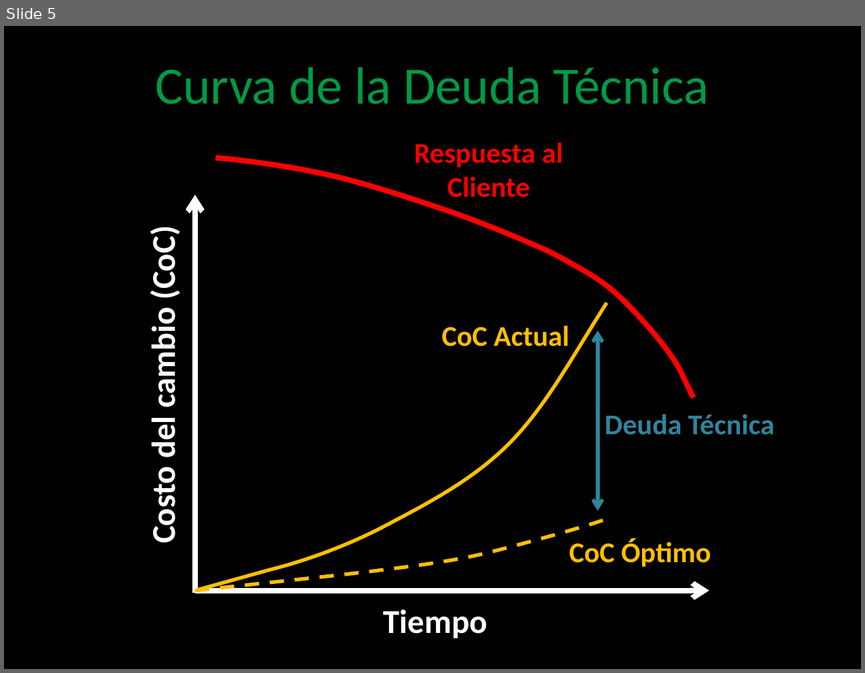
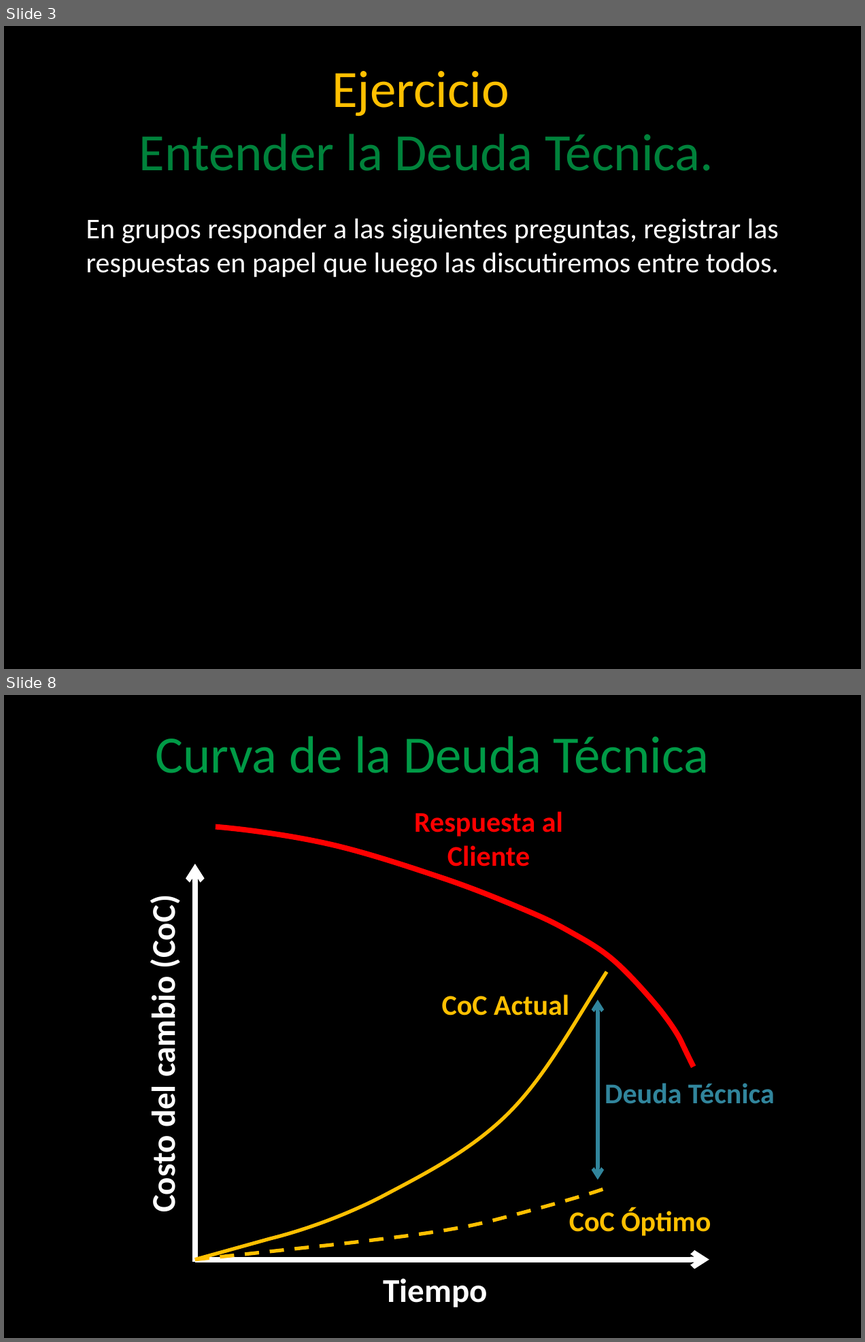
Before and after one commit to angelnunezsalazar/Code-Smells-and-Refactoring, a slide deck: Diapositivas/Code Smells and Refactoring.pptx. Shown one above the other, each under a label of ours: slide 5 before the commit, slides 3 and 8 after it; the slides between them are not shown. The pictures are 865x673 and 865x1342 pixels, drawn with LibreOffice and Linux fonts; fonts in the diff are those of the drawing; background and template pictures are left out. Boxes give left, top, right and bottom in pixels: in the first picture for what was removed or moved away, otherwise in the second. Text is boxed around its words. In the diff, an @@ line names an element or a change of style, - is before the commit and + after.

```diff
--- a/Diapositivas/Code Smells and Refactoring.pptx
+++ b/Diapositivas/Code Smells and Refactoring.pptx
@@ slide 3 added at (4, 26, 861, 669), background picture (left out) @@
@@ title added at (139, 71, 713, 171), 44 pt, text #00823B @@
+Ejercicio
+Entender la Deuda Técnica.
@@ text added at (86, 218, 779, 278), 24 pt, text #FFFFFF @@
+En grupos responder a las siguientes preguntas, registrar las respuestas en papel que luego las discutiremos entre todos.
@@ what was slide 5 is now slide 8 @@
```
Also in this commit, not shown: 11 slides changed, 20 other slides added, 3 slides removed, 15 other files.
